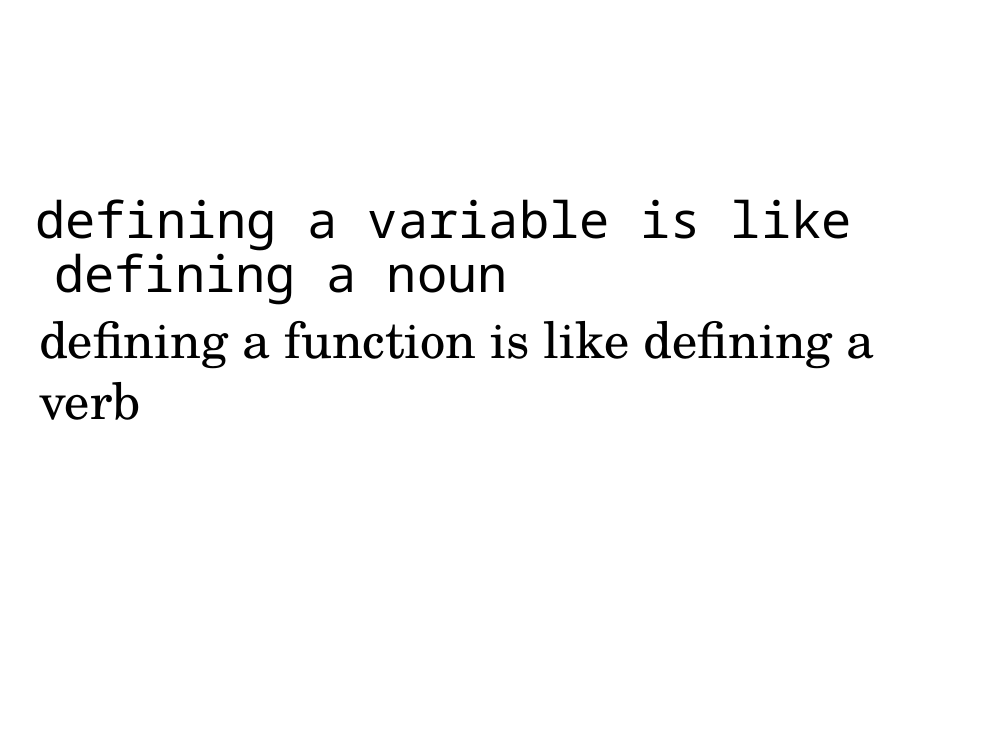
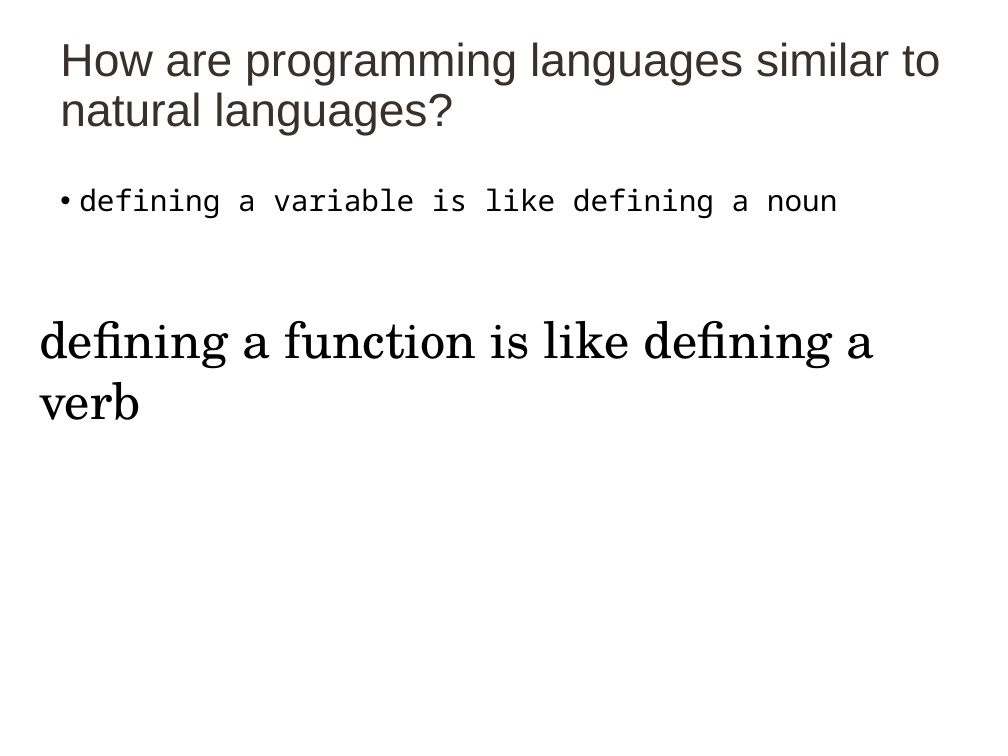
Before and after one commit to taps3/bootstrapcsp, a slide deck: slide 80 of bootstrapcsp_slidedeck.pptx (slide 81 before the commit). Drawn at 1008x756 pixels with LibreOffice and Linux fonts; fonts in the diff are those of the drawing. Boxes give left, top, right and bottom in pixels: in the first picture for what was removed or moved away, otherwise in the second. Text is boxed around its words. In the diff, an @@ line names an element or a change of style, - is before the commit and + after.

```diff
--- a/bootstrapcsp_slidedeck.pptx
+++ b/bootstrapcsp_slidedeck.pptx
@@ title added at (x1=60, y1=42, x2=940, y2=136), 33 pt, text #39302A @@
+How are programming languages similar to natural languages?
@@ text "defining a variable is like ..." moved from (x1=35, y1=199, x2=852, y2=305) to (x1=79, y1=188, x2=838, y2=219) @@
@@ text "defining a variable is like ..." at (x1=79, y1=188, x2=838, y2=219): size 36 to 21 pt; bullet none to • @@
```
Also in this commit, not shown: 148 other slides changed, 1 slide added, 2 slides removed, 15 other files.
